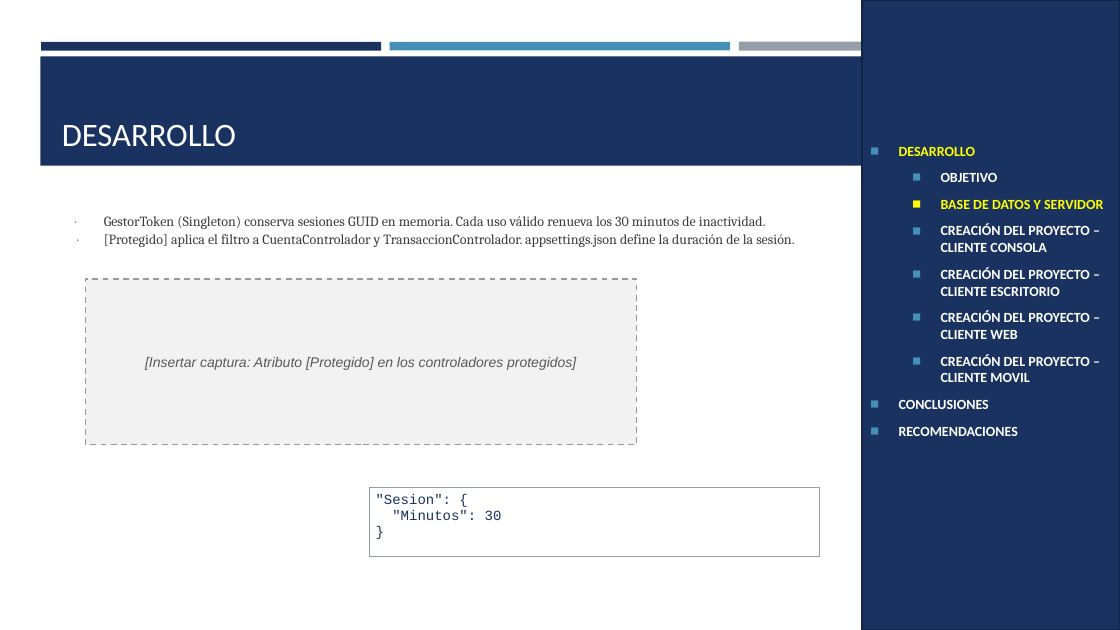
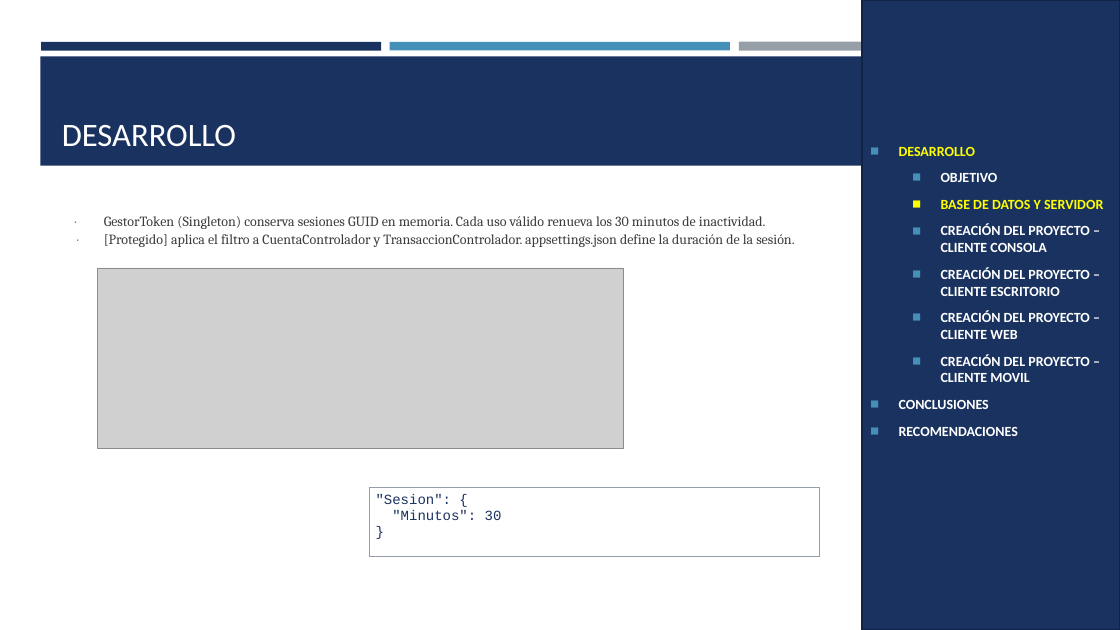
Before and after one commit to Teo344/Arquitectura_GRUPO03, a slide deck: slide 14 of TG.1.4. PAO202651_EUREKA_BDDLOCAL_RESTFUL_DOTNET_NRC36884_GR03/05. DOCUMENTACION/PRESENTACION TG.1.4. EUREKABANK RESTFUL con BDD LOCAL en DOTNET GR03.pptx. Drawn at 1120x630 pixels with LibreOffice and Linux fonts; fonts in the diff are those of the drawing; grey boxes stand for pictures. Boxes give left, top, right and bottom in pixels: in the first picture for what was removed or moved away, otherwise in the second. Text is boxed around its words. In the diff, an @@ line names an element or a change of style, - is before the commit and + after.

```diff
--- a/TG.1.4. PAO202651_EUREKA_BDDLOCAL_RESTFUL_DOTNET_NRC36884_GR03/05. DOCUMENTACION/PRESENTACION TG.1.4. EUREKABANK RESTFUL con BDD LOCAL en DOTNET GR03.pptx
+++ b/TG.1.4. PAO202651_EUREKA_BDDLOCAL_RESTFUL_DOTNET_NRC36884_GR03/05. DOCUMENTACION/PRESENTACION TG.1.4. EUREKABANK RESTFUL con BDD LOCAL en DOTNET GR03.pptx
@@ picture added at [97,268,624,448] @@
@@ rectangle removed at [86,279,637,444] @@
-[Insertar captura: Atributo [Protegido] en los controladores protegidos]
```
Also in this commit, not shown: 23 other slides changed, 1 other file.
